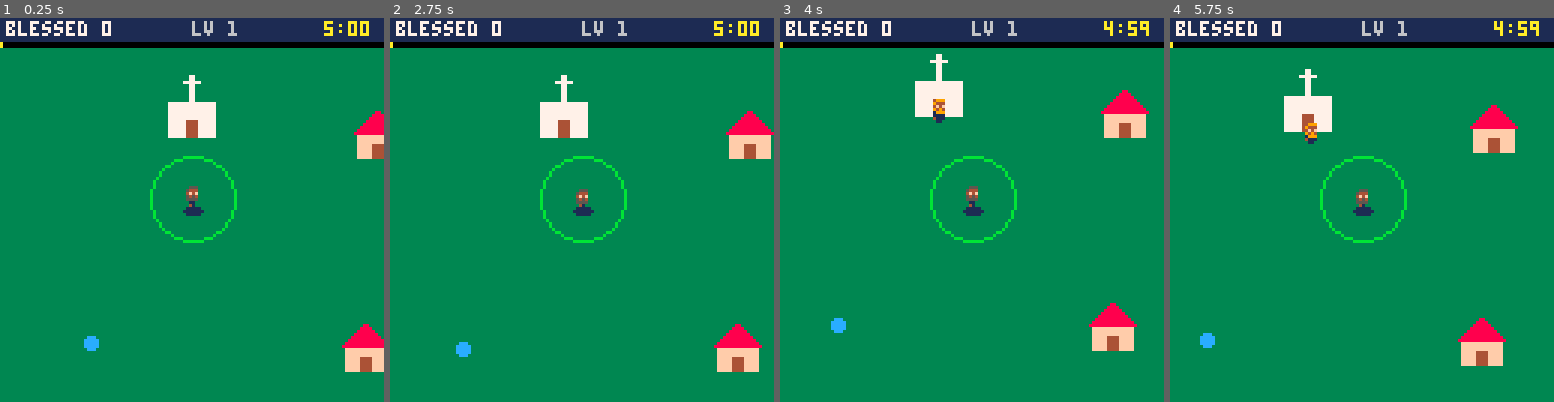
Above: before the commit, frames 1-4 (left to right).
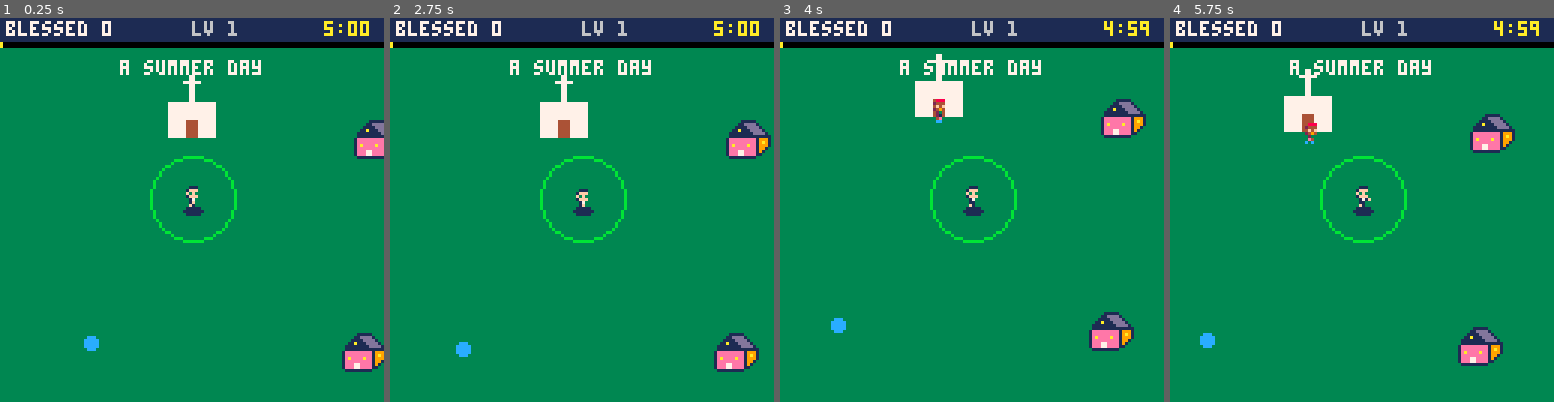
Above: after the commit, the same moments.

Repository: shalone86/sdcourses
Game: PICO-8 cartridge game/blessed.p8
The game is run twice, just before and just after one commit, with the same random seed, the same clock (stepped at 60 frames per second) and the same inputs.
Inputs:
- Up to frame 1 (0.25 s): no input
- Up to frame 2 (2.75 s): tap X (X key) at 0.33, 1.07, 1.85 s; tap O (Z key) at 0.7, 1.7, 2.1, 2.5 s; hold Right 1.6-2.1 s; hold Up 2.15-2.42 s; hold Right from 2.47 s (still down)
- Up to frame 3 (4 s): tap O (Z key) at 2.9, 3.3, 3.7 s; tap X (X key) at 2.97 s; release Right at 3.03 s; hold Left 3.08-3.58 s; hold Down 3.63-3.97 s
- Up to frame 4 (5.75 s): hold Right 4.02-4.68 s; tap X (X key) at 4.08, 5.2 s; tap O (Z key) every 0.4 s from 4.1 to 5.7 s; hold Up 4.73-5.03 s; hold Left 5.08-5.68 s; hold Down from 5.73 s (still down)

The runs differ from the first frame. In frame 1, 2.7% of the frame differs, in the area x 31-100%, y 10-93%; in frame 2, 3.1%; in frame 3, 3.2%; in frame 4, 3.2%, in the area x 31-91%, y 10-91%.

Commit message:
Blessed!: her priest, bishop, deacon, people and house in the game
Priest and bishop walk, stand, and play their 4-frame blessing after each
blessing. The bishop's priests use her priest with their own skin and
eyes; each deacon gets their own too, and deacons' vestments follow a
season picked each day (spring white, summer and fall green, winter
purple). People walk with her walk cycles and stand while they wait;
their hair, skin and clothes are random. Her a-frame house replaces the
placeholder. Parts are now per group (people, priest, deacon); teal and
yellow-orange are forced to their own PICO-8 colors.

Co-Authored-By: Claude Opus 5.5 <noreply@anthropic.com>
Claude-Session: https://claude.ai/code/session_014A5HNbCtgPJAi8nNk3cpQw

Diff:
--- a/game/blessed.p8
+++ b/game/blessed.p8
@@ -12,9 +12,15 @@
 -- says which drawing goes where.
 -- a slot with no drawing yet shows
 -- as a dot or a plain shape.
-s_priest=0 s_bishop=2
-s_deacon=4 s_helper=6
-s_people={16,18,20,22,24}
+s_priest=0 s_priest_walk=6
+s_priest_bless=8 -- 4 frames
+s_bishop=2 s_bishop_walk=12
+s_bishop_bless=56 -- 4 frames
+s_deacon=4 s_deacon_walk=14
+-- people walking; the same people
+-- standing are 56 slots later
+s_people={16,18,20,22,24,26}
+stand=56
 s_grace=32 s_chest=33
 s_rosary=34 s_bucket=35
 s_coffee=36 s_car=37
@@ -33,7 +39,11 @@
 chapel_x,chapel_y=356,120 -- beside the hospital
 
 -- @parts (npm run pico8 writes this from game/sprites.json)
-parts={[1]="clothes",[4]="skin",[5]="hair",[15]="eyes"}
+parts={
+ people={[1]="clothes",[3]="clothes",[4]="skin",[5]="hair",[7]="clothes",[9]="clothes",[10]="clothes",[12]="clothes",[13]="clothes",[14]="clothes",[15]="eyes"},
+ priest={[3]="eyes",[15]="skin"},
+ deacon={[4]="eyes",[7]="vestment",[15]="skin"},
+}
 -- @end
 
 -- random looks for the people:
@@ -53,6 +63,11 @@
 -- box, 4 missed, 5 big need.
 -- music notes go in sfx 8 and up.
 
+-- seasons: deacons' vestments
+-- follow the church year
+seasons={"spring","summer","fall","winter"}
+vests={7,11,11,2} -- white, green, green, purple
+
 cartdata("sdcason_blessed")
 
 function _init()
@@ -62,6 +77,7 @@
  people={} fx={} drops={}
  helpers={} graces={} items={}
  deacons=0 church=0 dcd=0
+ dlooks={} cdlooks={}
  chap=false bishop=false cath=false
  relics=false garden=0 pow=1
  -- combos start off each day
@@ -82,6 +98,8 @@
  score=0 xp=0 need=3 lvl=1
  t=0 missed=0 msg="" msg_t=0
  state="play" page=1
+ season=flr(rnd(4))+1
+ say("a "..seasons[season].." day")
  found_start=dget(1)
  -- her song: music pattern 0 on,
  -- using channels 0-2 (mask 7) so
@@ -125,7 +143,7 @@
   f=function() garden+=1 end},
  {n="church deacon",d="blesses at the church",max=4,
   ok=function() return garden>0 end,
-  f=function() deacons+=1 end},
+  f=function() deacons+=1 add(dlooks,new_look("deacon")) end},
  {n="church relics",d="the church heals too",max=1,
   ok=function() return deacons>0 end,
   f=function() relics=true end},
@@ -146,7 +164,7 @@
   f=function() chapel_relic=true end},
  {n="chapel deacon",d="blesses at the chapel",max=2,
   ok=function() return chapel end,
-  f=function() chapel_deacons+=1 end},
+  f=function() chapel_deacons+=1 add(cdlooks,new_look("deacon")) end},
 }
 
 function l(n) return lv[n] or 0 end
@@ -203,9 +221,12 @@
  {n="a sick child",at="hosp",need=8},
 }
 
+-- the bishop's priests: your priest
+-- drawing, each with their own
+-- skin and eyes
 function add_helper(hosp)
  add(helpers,{x=p.x,y=p.y,cd=0,hosp=hosp,
-  ox=rnd(24)-12,oy=rnd(16)-8})
+  ox=rnd(24)-12,oy=rnd(16)-8,look=new_look("priest")})
 end
 
 -->8
@@ -274,11 +295,15 @@
 -->8
 -- people
 
-function new_look()
- local sk,l=rnd(skins),{}
- for c,k in pairs(parts) do
+-- a random look for group g
+-- (people, priest or deacon)
+function new_look(g)
+ local sk,l,hair=rnd(skins),{},rnd(looks.hair)
+ for c,k in pairs(parts[g] or {}) do
   if k=="skin" then l[c]=sk[1]
   elseif k=="eyes" then l[c]=sk[2]
+  elseif k=="hair" then l[c]=hair
+  elseif k=="vestment" then l[c]=vests[season]
   elseif looks[k] then l[c]=rnd(looks[k]) end
  end
  return l
@@ -290,7 +315,7 @@
 -- sick (at the hospital)
 function person(x,y,k)
  local q={x=x,y=y,k=k,s=rnd(s_people),
-  look=new_look(),need=1,hit=0,
+  look=new_look("people"),need=1,hit=0,
   wait=900+rnd(300),spd=.2+rnd(.2)}
  add(people,q)
  return q
@@ -568,6 +593,7 @@
  if btn(3) then dy+=1 end
  local sp=p.spd
  if p.fast>0 then sp*=2 p.fast-=1 end
+ p.mv=dx!=0 or dy!=0
  local nx,ny=(p.x+dx*sp)%world,(p.y+dy*sp)%world
  if not solid(nx,p.y) then p.x=nx end
  if not solid(p.x,ny) then p.y=ny end
@@ -710,6 +736,7 @@
 -- priests stay there and bless
 -- the sick.
 function helper(h)
+ h.mv=false
  if h.hosp then
   local tx,ty=hosp_x+8+h.ox/2,hosp_y+22
   -- sick calls: when the hospital
@@ -728,7 +755,7 @@
   if not near(h.x,h.y,tx,ty,tg and 7 or 3) then
    local a=atan2(wd(tx,h.x),wd(ty,h.y))
    h.x=(h.x+cos(a)*1.5)%world h.y=(h.y+sin(a)*1.5)%world
-   h.fl=cos(a)<0
+   h.fl=cos(a)<0 h.mv=true
   else
    h.cd-=1
    if h.cd<=0 then
@@ -764,7 +791,7 @@
   if not h.hosp and not near(h.x,h.y,p.x,p.y,64) then sp=3 end
   local a=atan2(wd(tx,h.x),wd(ty,h.y))
   h.x=(h.x+cos(a)*sp)%world h.y=(h.y+sin(a)*sp)%world
-  h.fl=cos(a)<0
+  h.fl=cos(a)<0 h.mv=true
  end
  h.cd-=1
  if tg and h.cd<=0 and near(h.x,h.y,tg.x,tg.y,7) then
@@ -804,6 +831,17 @@
  else
   circfill(x,y-4,3,c)
  end
+end
+
+-- walking or standing, wearing look
+-- (a color swap); walk falls back
+-- to stand if it isn't drawn yet
+function figure(stand_n,walk_n,moving,x,y,fl,look,c)
+ for a,b in pairs(look or {}) do pal(a,b) end
+ local n=stand_n
+ if moving and drawn(walk_n) then n=walk_n end
+ sprite(n,x,y,fl,c)
+ pal()
 end
 
 function thing(n,x,y,c)
@@ -839,7 +877,12 @@
   for i=1,15 do pal(i,7) end
   q.hit-=1
  end
- sprite(q.s,q.x,q.y,q.fl,12)
+ -- walking, or standing still
+ local n=q.s
+ if (q.there or not q.tx) and q.k!="walk" and drawn(q.s+stand) then
+  n=q.s+stand
+ end
+ sprite(n,q.x,q.y,q.fl,12)
  pal()
  -- a big need glows
  if q.ev and t%16<10 then circ(q.x,q.y-4,7,9) end
@@ -964,7 +1007,7 @@
   print("+"..hosp_need,hosp_x+3,hosp_y-12,c)
  end
  for i=1,chapel_deacons do
-  sprite(s_deacon,chapel_x+i*6,chapel_y+24,false,9)
+  figure(s_deacon,s_deacon_walk,false,chapel_x+i*6,chapel_y+24,false,cdlooks[i],9)
  end
  if hosp_pile>0 then
   thing(s_grace,hosp_x+8,hosp_y+26,10)
@@ -985,19 +1028,30 @@
  for q in all(people) do draw_person(q) end
  at(church_x,church_y)
  for i=1,deacons do
-  sprite(s_deacon,church_x-6+i*6,church_y+22,false,9)
+  figure(s_deacon,s_deacon_walk,false,church_x-6+i*6,church_y+22,false,dlooks[i],9)
  end
  for h in all(helpers) do
-  at(h.x,h.y) sprite(s_helper,h.x,h.y,h.fl,13)
+  at(h.x,h.y)
+  figure(s_priest,s_priest_walk,h.mv,h.x,h.y,h.fl,h.look,13)
  end
  camera(p.x-64,p.y-64)
  ovalfill(p.x-3,p.y-1,p.x+3,p.y+1,1)
  if (lv["a car"] or 0)>0 and drawn(s_car) then
   spr(s_car,p.x-4,p.y-6,1,1,p.fl)
  end
- local me=s_priest
- if bishop and drawn(s_bishop) then me=s_bishop end
- sprite(me,p.x,p.y,p.fl,0)
+ -- you: blessing (4 frames, just
+ -- after each blessing), walking,
+ -- or standing. bishop once you are.
+ local st,wk,bl=s_priest,s_priest_walk,s_priest_bless
+ if bishop and drawn(s_bishop) then
+  st,wk,bl=s_bishop,s_bishop_walk,s_bishop_bless
+ end
+ local since=p.rate-p.cd
+ if since<12 and drawn(bl) then
+  spr(bl+since\3,p.x-4,p.y-8,1,1,p.fl)
+ else
+  figure(st,wk,p.mv,p.x,p.y,p.fl,nil,0)
+ end
  for d in all(drops) do
   at(d.x,d.y) pset(d.x,d.y,d.t%2==0 and 12 or 7)
  end
Not shown, changed: 40 lines of the sprite sheet (__gfx__) section of game/blessed.p8
Not shown, changed: game/sprites.json
Not shown, changed: scripts/pico8.mjs
